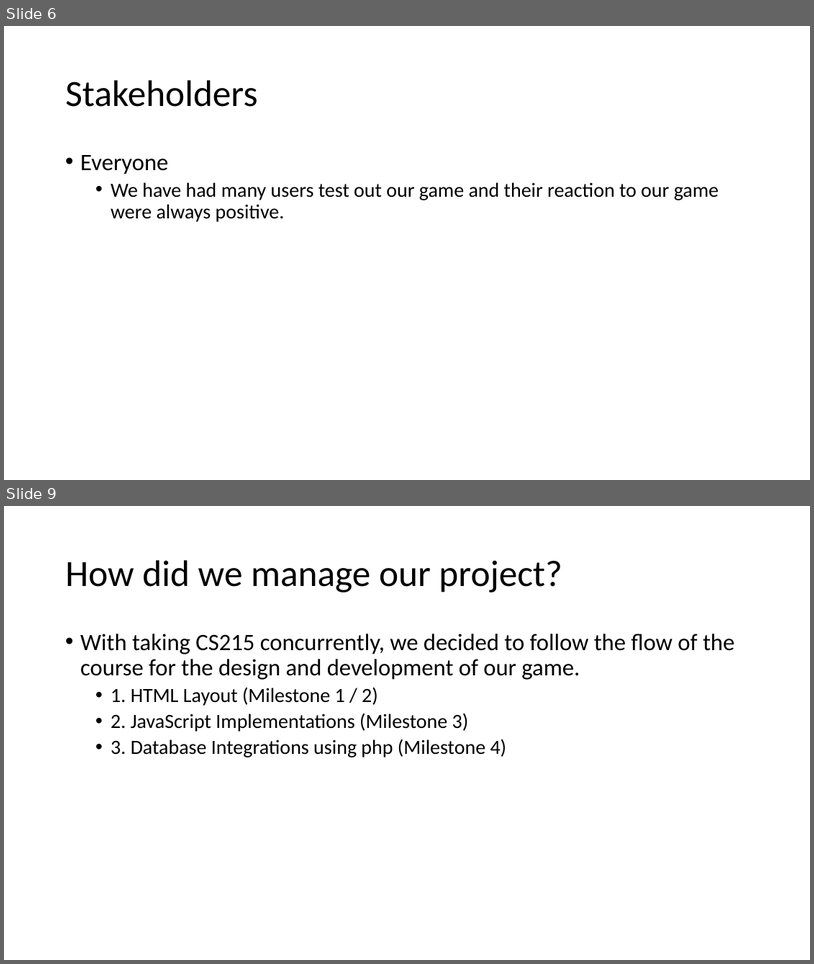
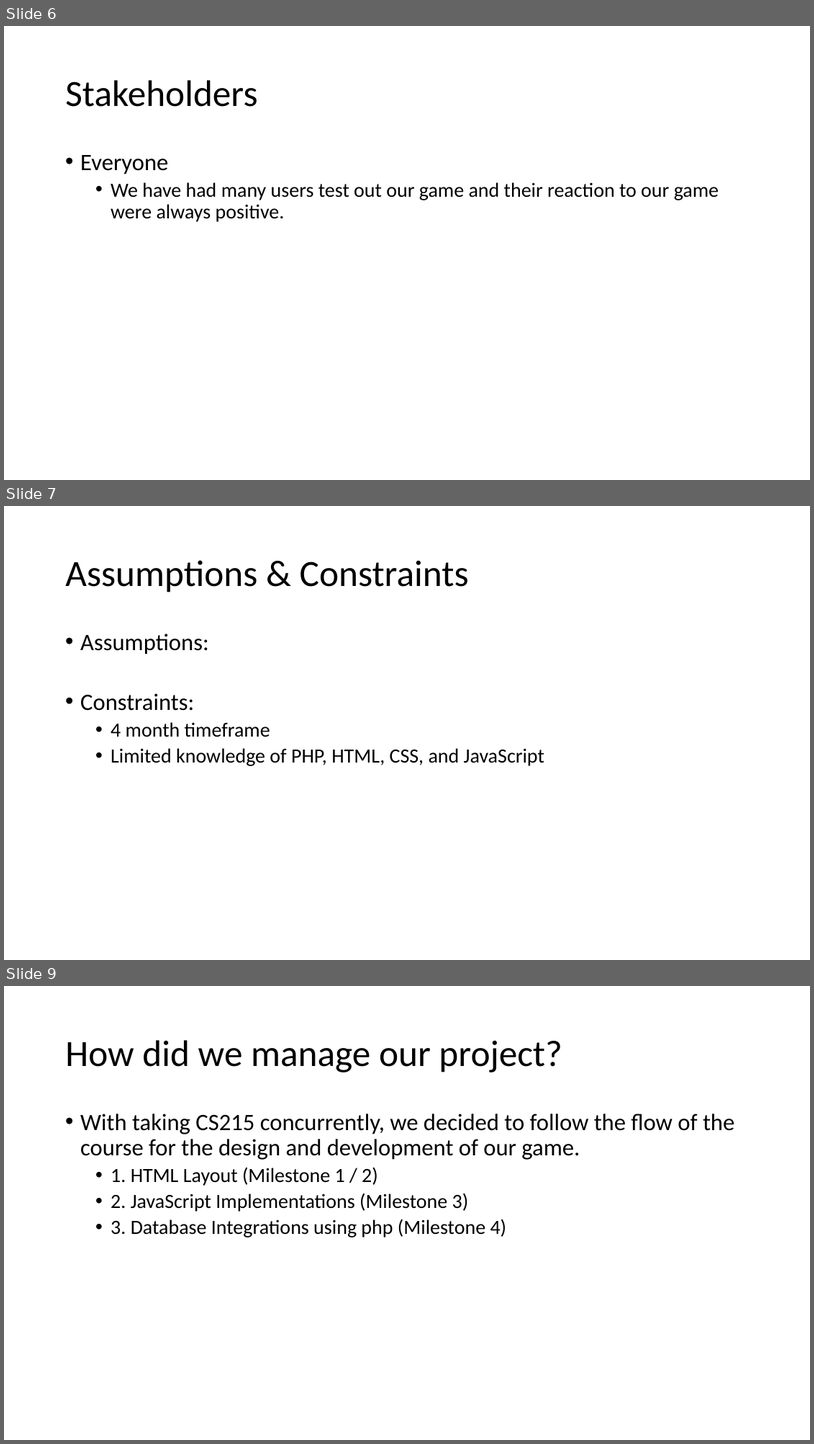
Before and after one commit to Jacobchapman99/ENSE-374-Group07-Project, a slide deck: Milestone4/Milestone 4.ppt. Shown one above the other, each under a label of ours: slides 6 and 9 before the commit, slides 6, 7 and 9 after it; the slides between them are not shown. The pictures are 814x964 and 814x1444 pixels, drawn with LibreOffice and Linux fonts; fonts in the diff are those of the drawing. Boxes give left, top, right and bottom in pixels: in the first picture for what was removed or moved away, otherwise in the second. Text is boxed around its words. In the diff, an @@ line names an element or a change of style, - is before the commit and + after.

```diff
--- a/Milestone4/Milestone 4.ppt
+++ b/Milestone4/Milestone 4.ppt
@@ slide 7 added at [4,506,810,960], background #FFFFFF @@
@@ title added at [65,560,469,592], 44 pt, text #000000 @@
+Assumptions & Constraints
@@ text added at [80,633,545,766], 24 pt, text #000000 @@
+• Assumptions:
+• Constraints:
+  • 4 month timeframe
+  • Limited knowledge of PHP, HTML, CSS, and JavaScript
```
Also in this commit, not shown: 3 slides changed, 1 other slide added, 8 slides removed.
